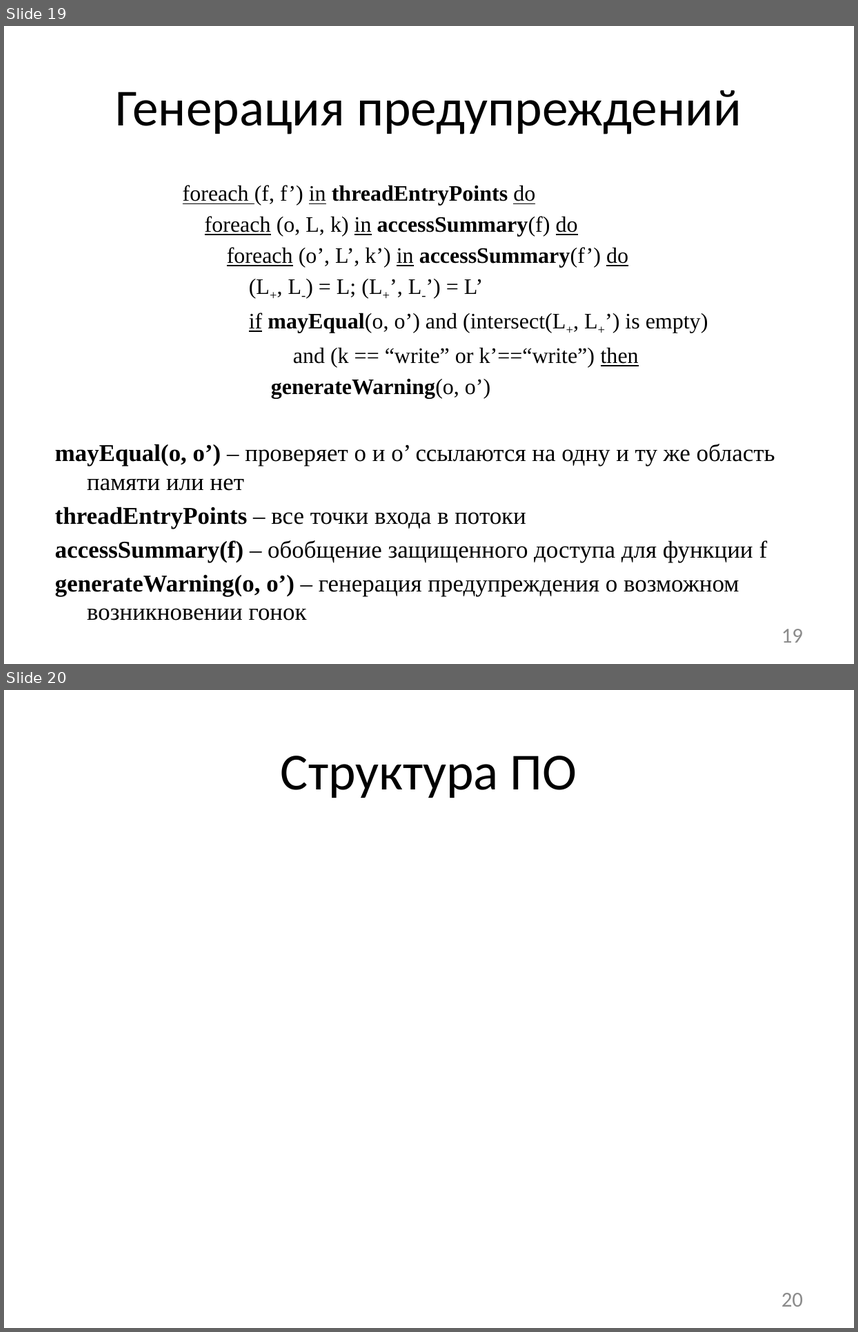
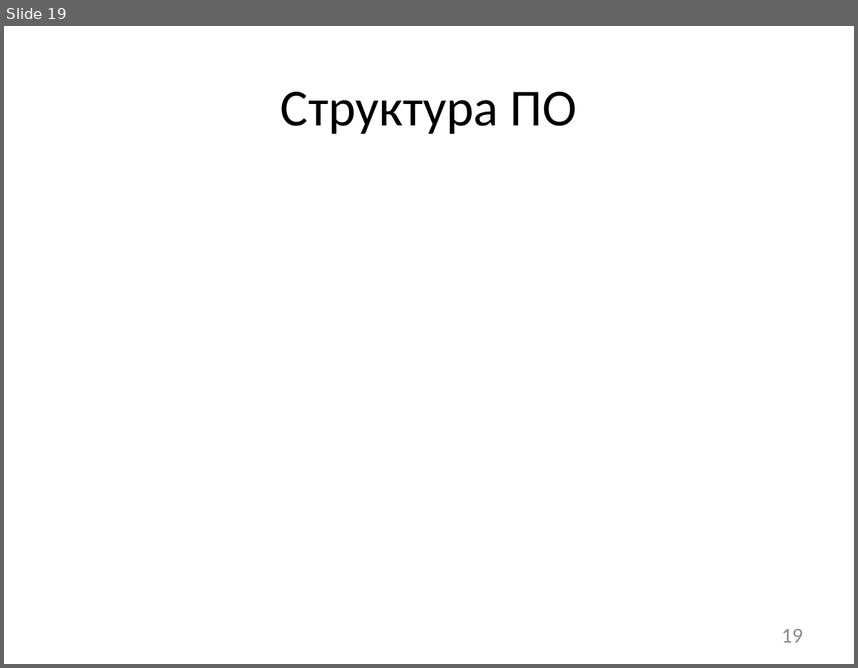
Before and after one commit to afrolovskiy/diplom, a slide deck: presentations/diplom/static race detection.pptx. Shown one above the other, each under a label of ours: slides 19 and 20 before the commit, slide 19 after it. The pictures are 858x1332 and 858x668 pixels, drawn with LibreOffice and Linux fonts; fonts in the diff are those of the drawing. Boxes give left, top, right and bottom in pixels: in the first picture for what was removed or moved away, otherwise in the second. Text is boxed around its words. In the diff, an @@ line names an element or a change of style, - is before the commit and + after.

Commit message:
updated presentation

```diff
--- a/presentations/diplom/static race detection.pptx
+++ b/presentations/diplom/static race detection.pptx
@@ slide 19 removed at (x1=4, y1=26, x2=854, y2=664), background #FFFFFF @@
@@ title removed at (x1=116, y1=90, x2=742, y2=134) @@
-Генерация предупреждений
@@ text removed at (x1=55, y1=185, x2=775, y2=596) @@
-      foreach (f, f’) in threadEntryPoints do
-      foreach (o, L, k) in accessSummary(f) do
-      foreach (o’, L’, k’) in accessSummary(f’) do
-      (L+, L-) = L; (L+’, L-’) = L’
-      if mayEqual(o, o’) and (intersect(L+, L+’) is empty)
-      and (k == “write” or k’==“write”) then
-      generateWarning(o, o’)
-mayEqual(o, o’) – проверяет o и o’ ссылаются на одну и ту же область памяти или нет
-threadEntryPoints – все точки входа в потоки
-accessSummary(f) – обобщение защищенного доступа для функции f
-generateWarning(o, o’) – генерация предупреждения о возможном возникновении гонок
@@ page number removed at (x1=782, y1=628, x2=803, y2=642) @@
-19
@@ what was slide 20 is now slide 19 @@
@@ page number at (x1=782, y1=628, x2=803, y2=642): text changed @@
-20
+19
```
